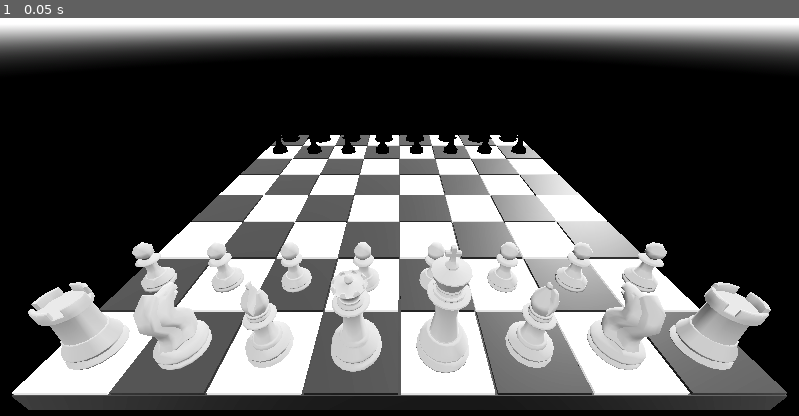
Above: before the commit, frame 1.
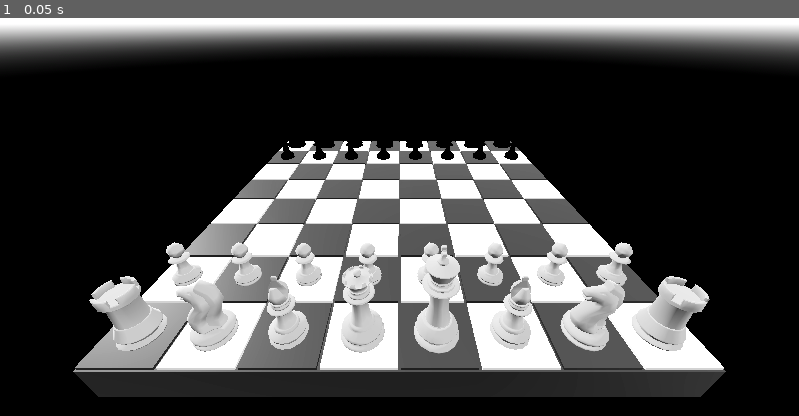
Above: after the commit, the same moment.

Repository: Jacob1Carter/Dimensional-Chess
Game: Godot game, scene res://main.tscn
The game is run twice, just before and just after one commit, with the same random seed, the same clock (stepped at 60 frames per second) and the same inputs.
Inputs:
- Up to frame 1 (0.05 s): no input

The runs differ from the first frame. In frame 1, 40% of the frame differs, in the area x 1-99%, y 29-99%.

Commit message:
Resized and reimported models

Diff:
--- a/Scenes/bishop.tscn
+++ b/Scenes/bishop.tscn
@@ -1,7 +1,7 @@
 [gd_scene load_steps=5 format=3 uid="uid://twncvfheymf3"]
 
 [ext_resource type="PackedScene" uid="uid://cq0eo25idurs6" path="res://Models/Bishop.glb" id="1_5pmi2"]
-[ext_resource type="Script" uid="uid://db8clh16mrpdn" path="res://Scenes/ColourScript.gd" id="2_boa6r"]
+[ext_resource type="Script" uid="uid://db8clh16mrpdn" path="res://Scripts/ColourScript.gd" id="2_boa6r"]
 [ext_resource type="Material" uid="uid://cd0kj3v27wdtd" path="res://Models/mat_whitepiece.tres" id="3_djaqy"]
 [ext_resource type="Material" uid="uid://ba4jcjgyxgkgr" path="res://Models/mat_blackpiece.tres" id="4_aoygi"]
 
--- a/Scenes/chess_board.tscn
+++ b/Scenes/chess_board.tscn
@@ -1,14 +1,7 @@
-[gd_scene load_steps=3 format=3 uid="uid://ctl17ou48er4f"]
+[gd_scene load_steps=2 format=3 uid="uid://ctl17ou48er4f"]
 
 [ext_resource type="PackedScene" uid="uid://b08lxccv32uxb" path="res://Models/ChessBoardSlim.glb" id="1_mscx1"]
 
-[sub_resource type="BoxShape3D" id="BoxShape3D_ewtbj"]
-size = Vector3(1.152, 0.046, 1.152)
-
-[node name="ChessBoard" type="StaticBody3D"]
+[node name="chess_board" type="Node3D"]
 
 [node name="ChessBoardSlim" parent="." instance=ExtResource("1_mscx1")]
-
-[node name="SlimCollisionShape" type="CollisionShape3D" parent="."]
-transform = Transform3D(1, 0, 0, 0, 1, 0, 0, 0, 1, 0, 0.0025, 0)
-shape = SubResource("BoxShape3D_ewtbj")
--- a/Scenes/king.tscn
+++ b/Scenes/king.tscn
@@ -1,6 +1,6 @@
 [gd_scene load_steps=5 format=3 uid="uid://bsqs5perhmv5d"]
 
-[ext_resource type="Script" uid="uid://db8clh16mrpdn" path="res://Scenes/ColourScript.gd" id="1_n3uat"]
+[ext_resource type="Script" uid="uid://db8clh16mrpdn" path="res://Scripts/ColourScript.gd" id="1_n3uat"]
 [ext_resource type="PackedScene" uid="uid://62rc5wxxwmrc" path="res://Models/King.glb" id="1_u63x5"]
 [ext_resource type="Material" uid="uid://cd0kj3v27wdtd" path="res://Models/mat_whitepiece.tres" id="3_72xsc"]
 [ext_resource type="Material" uid="uid://ba4jcjgyxgkgr" path="res://Models/mat_blackpiece.tres" id="4_abtvy"]
--- a/Scenes/knight.tscn
+++ b/Scenes/knight.tscn
@@ -1,7 +1,7 @@
 [gd_scene load_steps=5 format=3 uid="uid://cd0w8ma1y3qfw"]
 
 [ext_resource type="PackedScene" uid="uid://cqykp0m4gwjt5" path="res://Models/Knight.glb" id="1_rrk28"]
-[ext_resource type="Script" uid="uid://db8clh16mrpdn" path="res://Scenes/ColourScript.gd" id="2_b66j6"]
+[ext_resource type="Script" uid="uid://db8clh16mrpdn" path="res://Scripts/ColourScript.gd" id="2_b66j6"]
 [ext_resource type="Material" uid="uid://cd0kj3v27wdtd" path="res://Models/mat_whitepiece.tres" id="3_rslyr"]
 [ext_resource type="Material" uid="uid://ba4jcjgyxgkgr" path="res://Models/mat_blackpiece.tres" id="4_5h62n"]
 
--- a/Scenes/pawn.tscn
+++ b/Scenes/pawn.tscn
@@ -1,7 +1,7 @@
 [gd_scene load_steps=5 format=3 uid="uid://b33t0dawe5k2s"]
 
 [ext_resource type="PackedScene" uid="uid://bcav4kwdwigie" path="res://Models/Pawn.glb" id="1_eu7ni"]
-[ext_resource type="Script" uid="uid://db8clh16mrpdn" path="res://Scenes/ColourScript.gd" id="2_3865y"]
+[ext_resource type="Script" uid="uid://db8clh16mrpdn" path="res://Scripts/ColourScript.gd" id="2_3865y"]
 [ext_resource type="Material" uid="uid://cd0kj3v27wdtd" path="res://Models/mat_whitepiece.tres" id="3_018tw"]
 [ext_resource type="Material" uid="uid://ba4jcjgyxgkgr" path="res://Models/mat_blackpiece.tres" id="4_3ab40"]
 
--- a/Scenes/queen.tscn
+++ b/Scenes/queen.tscn
@@ -1,7 +1,7 @@
 [gd_scene load_steps=5 format=3 uid="uid://bk7iyyd0buub0"]
 
 [ext_resource type="PackedScene" uid="uid://b40c6jhffco4k" path="res://Models/Queen.glb" id="1_cm4hx"]
-[ext_resource type="Script" uid="uid://db8clh16mrpdn" path="res://Scenes/ColourScript.gd" id="2_gs1eq"]
+[ext_resource type="Script" uid="uid://db8clh16mrpdn" path="res://Scripts/ColourScript.gd" id="2_gs1eq"]
 [ext_resource type="Material" uid="uid://cd0kj3v27wdtd" path="res://Models/mat_whitepiece.tres" id="3_1hw32"]
 [ext_resource type="Material" uid="uid://ba4jcjgyxgkgr" path="res://Models/mat_blackpiece.tres" id="4_yh6ev"]
 
--- a/Scenes/rook.tscn
+++ b/Scenes/rook.tscn
@@ -1,7 +1,7 @@
 [gd_scene load_steps=5 format=3 uid="uid://d1e4g1pc525cs"]
 
 [ext_resource type="PackedScene" uid="uid://danvmhx5vfmm4" path="res://Models/Rook.glb" id="1_f608j"]
-[ext_resource type="Script" uid="uid://db8clh16mrpdn" path="res://Scenes/ColourScript.gd" id="2_5ob0w"]
+[ext_resource type="Script" uid="uid://db8clh16mrpdn" path="res://Scripts/ColourScript.gd" id="2_5ob0w"]
 [ext_resource type="Material" uid="uid://cd0kj3v27wdtd" path="res://Models/mat_whitepiece.tres" id="3_rdgg5"]
 [ext_resource type="Material" uid="uid://ba4jcjgyxgkgr" path="res://Models/mat_blackpiece.tres" id="4_qjr7j"]
 
--- /dev/null
+++ b/Scripts/GameScript.gd
@@ -0,0 +1,65 @@
+extends Node3D
+
+var KingScene = preload("res://Scenes/king.tscn")
+var QueenScene = preload("res://Scenes/queen.tscn")
+var BishopScene = preload("res://Scenes/Bishop.tscn")
+var KnightScene = preload("res://Scenes/knight.tscn")
+var RookScene = preload("res://Scenes/rook.tscn")
+var PawnScene = preload("res://Scenes/pawn.tscn")
+
+var poslist = {
+	# "Node name": [Scene, "Group name", x, y]
+
+	# White pieces
+	"KingW1": [KingScene, "WhitePieces", -0.5, -3.5],
+	"QueenW1": [QueenScene, "WhitePieces", 0.5, -3.5],
+	"BishopW1": [BishopScene, "WhitePieces", -1.5, -3.5],
+	"BishopW2": [BishopScene, "WhitePieces", 1.5, -3.5],
+	"KnightW1": [KnightScene, "WhitePieces", -2.5, -3.5],
+	"KnightW2": [KnightScene, "WhitePieces", 2.5, -3.5],
+	"RookW1": [RookScene, "WhitePieces", -3.5, -3.5],
+	"RookW2": [RookScene, "WhitePieces", 3.5, -3.5],
+	"PawnW1": [PawnScene, "WhitePieces", -3.5, -2.5],
+	"PawnW2": [PawnScene, "WhitePieces", -2.5, -2.5],
+	"PawnW3": [PawnScene, "WhitePieces", -1.5, -2.5],
+	"PawnW4": [PawnScene, "WhitePieces", -0.5, -2.5],
+	"PawnW5": [PawnScene, "WhitePieces", 0.5, -2.5],
+	"PawnW6": [PawnScene, "WhitePieces", 1.5, -2.5],
+	"PawnW7": [PawnScene, "WhitePieces", 2.5, -2.5],
+	"PawnW8": [PawnScene, "WhitePieces", 3.5, -2.5],
+
+	# Black Pieces
+	"KingB1": [KingScene, "BlackPieces", -0.5, 3.5],
+	"QueenB1": [QueenScene, "BlackPieces", 0.5, 3.5],
+	"BishopB1": [BishopScene, "BlackPieces", -1.5, 3.5],
+	"BishopB2": [BishopScene, "BlackPieces", 1.5, 3.5],
+	"KnightB1": [KnightScene, "BlackPieces", -2.5, 3.5],
+	"KnightB2": [KnightScene, "BlackPieces", 2.5, 3.5],
+	"RookB1": [RookScene, "BlackPieces", -3.5, 3.5],
+	"RookB2": [RookScene, "BlackPieces", 3.5, 3.5],
+	"PawnB1": [PawnScene, "BlackPieces", -3.5, 2.5],
+	"PawnB2": [PawnScene, "BlackPieces", -2.5, 2.5],
+	"PawnB3": [PawnScene, "BlackPieces", -1.5, 2.5],
+	"PawnB4": [PawnScene, "BlackPieces", -0.5, 2.5],
+	"PawnB5": [PawnScene, "BlackPieces", 0.5, 2.5],
+	"PawnB6": [PawnScene, "BlackPieces", 1.5, 2.5],
+	"PawnB7": [PawnScene, "BlackPieces", 2.5, 2.5],
+	"PawnB8": [PawnScene, "BlackPieces", 3.5, 2.5],
+}
+
+
+func _ready() -> void:
+	var tree = get_tree()
+	for piece in poslist:
+		var scene = poslist[piece][0]
+		var group_name = poslist[piece][1]
+		var x = poslist[piece][2]
+		var y = poslist[piece][3]
+
+		var piece_instance = scene.instantiate()
+		piece_instance.name = piece
+		piece_instance.position = Vector3(x, 0, y)
+
+		# Use call_deferred to avoid "Parent node is busy" error
+		tree.current_scene.call_deferred("add_child", piece_instance)
+		piece_instance.add_to_group(group_name)
--- a/main.tscn
+++ b/main.tscn
@@ -1,12 +1,7 @@
-[gd_scene load_steps=11 format=3 uid="uid://bwhe6218uwp8f"]
+[gd_scene load_steps=6 format=3 uid="uid://bwhe6218uwp8f"]
 
 [ext_resource type="PackedScene" uid="uid://ctl17ou48er4f" path="res://Scenes/chess_board.tscn" id="1_0xm2m"]
-[ext_resource type="PackedScene" uid="uid://bsqs5perhmv5d" path="res://Scenes/king.tscn" id="2_h2yge"]
-[ext_resource type="PackedScene" uid="uid://bk7iyyd0buub0" path="res://Scenes/queen.tscn" id="3_h2yge"]
-[ext_resource type="PackedScene" uid="uid://twncvfheymf3" path="res://Scenes/bishop.tscn" id="4_1bvp3"]
-[ext_resource type="PackedScene" uid="uid://cd0w8ma1y3qfw" path="res://Scenes/knight.tscn" id="5_lquwl"]
-[ext_resource type="PackedScene" uid="uid://d1e4g1pc525cs" path="res://Scenes/rook.tscn" id="6_7mycd"]
-[ext_resource type="PackedScene" uid="uid://b33t0dawe5k2s" path="res://Scenes/pawn.tscn" id="7_272bh"]
+[ext_resource type="Script" uid="uid://cabmvogkm8ugb" path="res://Scripts/GameScript.gd" id="1_h2yge"]
 
 [sub_resource type="ProceduralSkyMaterial" id="ProceduralSkyMaterial_1bvp3"]
 sky_top_color = Color(1, 1, 1, 1)
@@ -31,103 +26,10 @@
 [node name="WorldEnvironment" type="WorldEnvironment" parent="."]
 environment = SubResource("Environment_7mycd")
 
-[node name="ChessBoard" parent="." instance=ExtResource("1_0xm2m")]
+[node name="Camera3D" type="Camera3D" parent="."]
+transform = Transform3D(-1, 4.37114e-08, -7.57103e-08, 0, 0.866025, 0.5, 8.74228e-08, 0.5, -0.866025, 0, 4, -6)
 
-[node name="Camera3D" type="Camera3D" parent="."]
-transform = Transform3D(-4.37114e-08, 0.5, -0.866025, 0, 0.866025, 0.5, 1, 2.18557e-08, -3.78552e-08, -0.8, 0.5, 0)
+[node name="Game" type="Node3D" parent="."]
+script = ExtResource("1_h2yge")
 
-[node name="KingW" parent="." groups=["WhitePieces"] instance=ExtResource("2_h2yge")]
-transform = Transform3D(-4.37114e-08, 0, 1, 0, 1, 0, -1, 0, -4.37114e-08, -0.504, 0.025, 0.072)
-
-[node name="KingB" parent="." groups=["BlackPieces"] instance=ExtResource("2_h2yge")]
-transform = Transform3D(-4.37114e-08, 0, -1, 0, 1, 0, 1, 0, -4.37114e-08, 0.504, 0.025, 0.072)
-
-[node name="QueenW" parent="." groups=["WhitePieces"] instance=ExtResource("3_h2yge")]
-transform = Transform3D(1, 0, 0, 0, 1, 0, 0, 0, 1, -0.504, 0.025, -0.072)
-
-[node name="QueenB" parent="." groups=["BlackPieces"] instance=ExtResource("3_h2yge")]
-transform = Transform3D(-1, 0, -8.74228e-08, 0, 1, 0, 8.74228e-08, 0, -1, 0.504, 0.025, -0.072)
-
-[node name="BishopW1" parent="." groups=["WhitePieces"] instance=ExtResource("4_1bvp3")]
-transform = Transform3D(-4.37114e-08, 0, 1, 0, 1, 0, -1, 0, -4.37114e-08, -0.504, 0.025, -0.216)
-
-[node name="BishopW2" parent="." groups=["WhitePieces"] instance=ExtResource("4_1bvp3")]
-transform = Transform3D(-4.37114e-08, 0, 1, 0, 1, 0, -1, 0, -4.37114e-08, -0.504, 0.025, 0.216)
-
-[node name="BishopB1" parent="." groups=["BlackPieces"] instance=ExtResource("4_1bvp3")]
-transform = Transform3D(1.19249e-08, 0, -1, 0, 1, 0, 1, 0, 1.19249e-08, 0.504, 0.025, 0.216)
-
-[node name="BishopB2" parent="." groups=["BlackPieces"] instance=ExtResource("4_1bvp3")]
-transform = Transform3D(1.19249e-08, 0, -1, 0, 1, 0, 1, 0, 1.19249e-08, 0.504, 0.025, -0.216)
-
-[node name="KnightW1" parent="." groups=["WhitePieces"] instance=ExtResource("5_lquwl")]
-transform = Transform3D(-1, 0, -8.74228e-08, 0, 1, 0, 8.74228e-08, 0, -1, -0.504, 0.025, -0.36)
-
-[node name="KnightW2" parent="." groups=["WhitePieces"] instance=ExtResource("5_lquwl")]
-transform = Transform3D(-1, 0, -8.74228e-08, 0, 1, 0, 8.74228e-08, 0, -1, -0.504, 0.025, 0.36)
-
-[node name="KnightB1" parent="." groups=["BlackPieces"] instance=ExtResource("5_lquwl")]
-transform = Transform3D(1, 0, 0, 0, 1, 0, 0, 0, 1, 0.504, 0.025, 0.36)
-
-[node name="KnightB2" parent="." groups=["BlackPieces"] instance=ExtResource("5_lquwl")]
-transform = Transform3D(1, 0, 0, 0, 1, 0, 0, 0, 1, 0.504, 0.025, -0.36)
-
-[node name="RookW1" parent="." groups=["WhitePieces"] instance=ExtResource("6_7mycd")]
-transform = Transform3D(1, 0, 0, 0, 1, 0, 0, 0, 1, -0.504, 0.025, -0.504)
-
-[node name="RookW2" parent="." groups=["WhitePieces"] instance=ExtResource("6_7mycd")]
-transform = Transform3D(1, 0, 0, 0, 1, 0, 0, 0, 1, -0.504, 0.025, 0.504)
-
-[node name="RookB1" parent="." groups=["BlackPieces"] instance=ExtResource("6_7mycd")]
-transform = Transform3D(-1, 0, -8.74228e-08, 0, 1, 0, 8.74228e-08, 0, -1, 0.504, 0.025, 0.504)
-
-[node name="RookB2" parent="." groups=["BlackPieces"] instance=ExtResource("6_7mycd")]
-transform = Transform3D(-1, 0, -8.74228e-08, 0, 1, 0, 8.74228e-08, 0, -1, 0.504, 0.025, -0.504)
-
-[node name="PawnW1" parent="." groups=["WhitePieces"] instance=ExtResource("7_272bh")]
-transform = Transform3D(1, 0, 0, 0, 1, 0, 0, 0, 1, -0.36, 0.025, -0.504)
-
-[node name="PawnW2" parent="." groups=["WhitePieces"] instance=ExtResource("7_272bh")]
-transform = Transform3D(1, 0, 0, 0, 1, 0, 0, 0, 1, -0.36, 0.025, -0.36)
-
-[node name="PawnW3" parent="." groups=["WhitePieces"] instance=ExtResource("7_272bh")]
-transform = Transform3D(1, 0, 0, 0, 1, 0, 0, 0, 1, -0.36, 0.025, -0.216)
-
-[node name="PawnW4" parent="." groups=["WhitePieces"] instance=ExtResource("7_272bh")]
-transform = Transform3D(1, 0, 0, 0, 1, 0, 0, 0, 1, -0.36, 0.025, -0.072)
-
-[node name="PawnW5" parent="." groups=["WhitePieces"] instance=ExtResource("7_272bh")]
-transform = Transform3D(1, 0, 0, 0, 1, 0, 0, 0, 1, -0.36, 0.025, 0.072)
-
-[node name="PawnW6" parent="." groups=["WhitePieces"] instance=ExtResource("7_272bh")]
-transform = Transform3D(1, 0, 0, 0, 1, 0, 0, 0, 1, -0.36, 0.025, 0.216)
-
-[node name="PawnW7" parent="." groups=["WhitePieces"] instance=ExtResource("7_272bh")]
-transform = Transform3D(1, 0, 0, 0, 1, 0, 0, 0, 1, -0.36, 0.025, 0.36)
-
-[node name="PawnW8" parent="." groups=["WhitePieces"] instance=ExtResource("7_272bh")]
-transform = Transform3D(1, 0, 0, 0, 1, 0, 0, 0, 1, -0.36, 0.025, 0.504)
-
-[node name="PawnB1" parent="." groups=["BlackPieces"] instance=ExtResource("7_272bh")]
-transform = Transform3D(-1, 0, -8.74228e-08, 0, 1, 0, 8.74228e-08, 0, -1, 0.36, 0.025, 0.504)
-
-[node name="PawnB2" parent="." groups=["BlackPieces"] instance=ExtResource("7_272bh")]
-transform = Transform3D(-1, 0, -8.74228e-08, 0, 1, 0, 8.74228e-08, 0, -1, 0.36, 0.025, 0.36)
-
-[node name="PawnB3" parent="." groups=["BlackPieces"] instance=ExtResource("7_272bh")]
-transform = Transform3D(-1, 0, -8.74228e-08, 0, 1, 0, 8.74228e-08, 0, -1, 0.36, 0.025, 0.216)
-
-[node name="PawnB4" parent="." groups=["BlackPieces"] instance=ExtResource("7_272bh")]
-transform = Transform3D(-1, 0, -8.74228e-08, 0, 1, 0, 8.74228e-08, 0, -1, 0.36, 0.025, 0.072)
-
-[node name="PawnB5" parent="." groups=["BlackPieces"] instance=ExtResource("7_272bh")]
-transform = Transform3D(-1, 0, -8.74228e-08, 0, 1, 0, 8.74228e-08, 0, -1, 0.36, 0.025, -0.072)
-
-[node name="PawnB6" parent="." groups=["BlackPieces"] instance=ExtResource("7_272bh")]
-transform = Transform3D(-1, 0, -8.74228e-08, 0, 1, 0, 8.74228e-08, 0, -1, 0.36, 0.025, -0.216)
-
-[node name="PawnB7" parent="." groups=["BlackPieces"] instance=ExtResource("7_272bh")]
-transform = Transform3D(-1, 0, -8.74228e-08, 0, 1, 0, 8.74228e-08, 0, -1, 0.36, 0.025, -0.36)
-
-[node name="PawnB8" parent="." groups=["BlackPieces"] instance=ExtResource("7_272bh")]
-transform = Transform3D(-1, 0, -8.74228e-08, 0, 1, 0, 8.74228e-08, 0, -1, 0.36, 0.025, -0.504)
+[node name="ChessBoard" parent="Game" instance=ExtResource("1_0xm2m")]
Binary file changed: Models/Bishop.glb
Binary file changed: Models/Checker.glb
Binary file changed: Models/ChessBoardSlim.glb
Binary file changed: Models/King.glb
Binary file changed: Models/Knight.glb
Binary file changed: Models/Pawn.glb
Binary file changed: Models/Queen.glb
Binary file changed: Models/Rook.glb
Renamed: Scenes/ColourScript.gd -> Scripts/ColourScript.gd
Renamed: Scenes/ColourScript.gd.uid -> Scripts/ColourScript.gd.uid
Not shown, added: Scripts/GameScript.gd.uid
